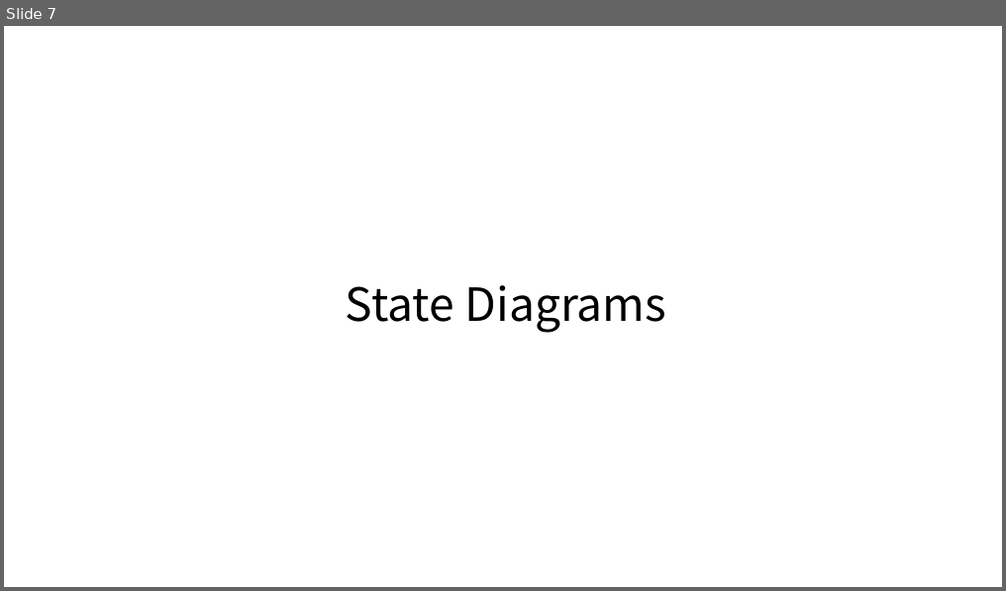
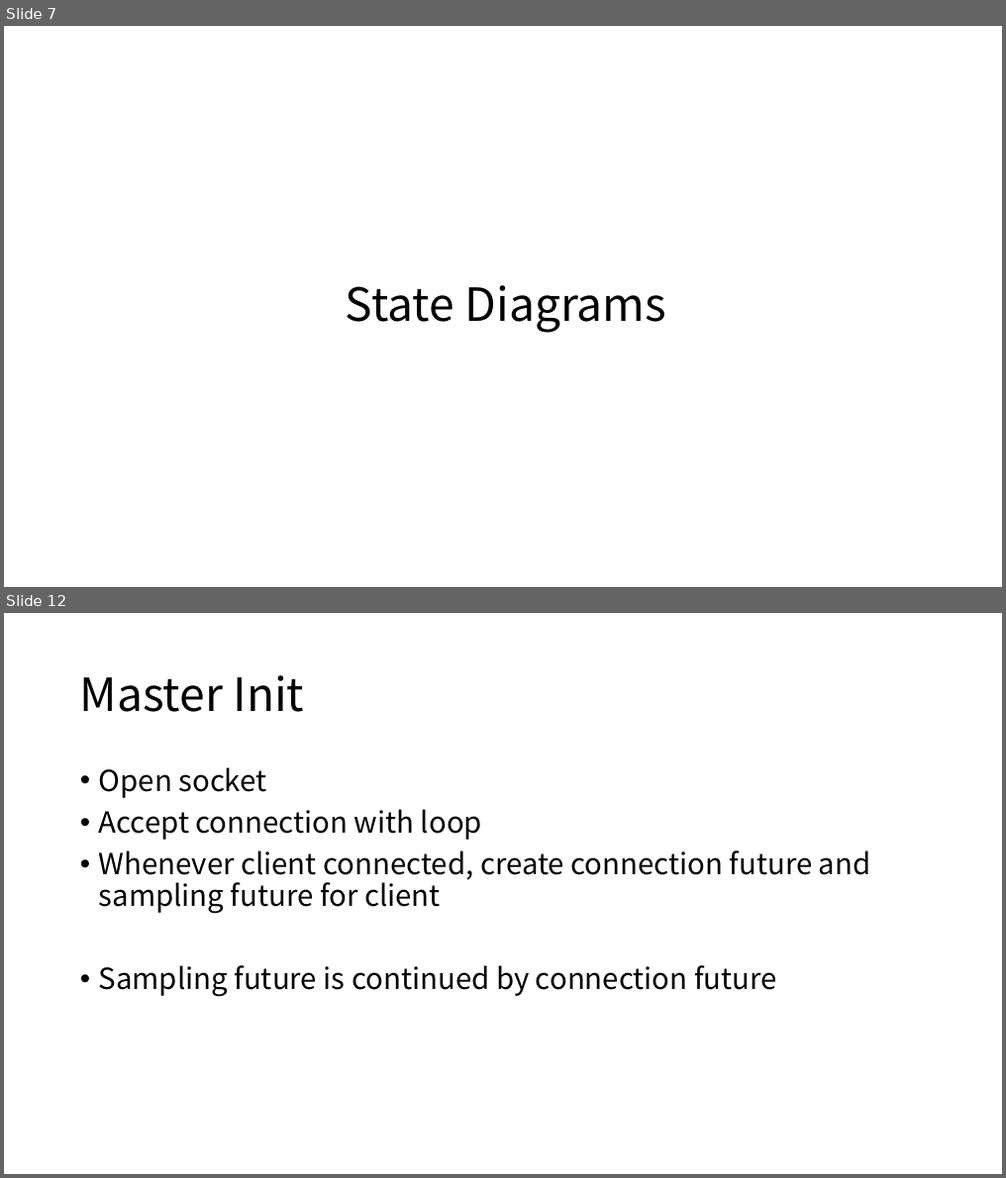
Before and after one commit to Eyebrowmoon/CS490, a slide deck: project.pptx. Shown one above the other, each under a label of ours: slide 7 before the commit, slides 7 and 12 after it; the slides between them are not shown. The pictures are 1006x591 and 1006x1178 pixels, drawn with LibreOffice and Linux fonts; fonts in the diff are those of the drawing. Boxes give left, top, right and bottom in pixels: in the first picture for what was removed or moved away, otherwise in the second. Text is boxed around its words. In the diff, an @@ line names an element or a change of style, - is before the commit and + after.

```diff
--- a/project.pptx
+++ b/project.pptx
@@ slide 12 added at <box>4,613,1002,1174</box>, background #FFFFFF @@
@@ title added at <box>80,675,305,712</box>, 44 pt, text #000000 @@
+Master Init
@@ text added at <box>99,767,871,997</box>, 28 pt, text #000000 @@
+• Open socket
+• Accept connection with loop
+• Whenever client connected, create connection future and sampling future for client
+• Sampling future is continued by connection future
```
Also in this commit, not shown: 6 slides changed, 10 other slides added.
